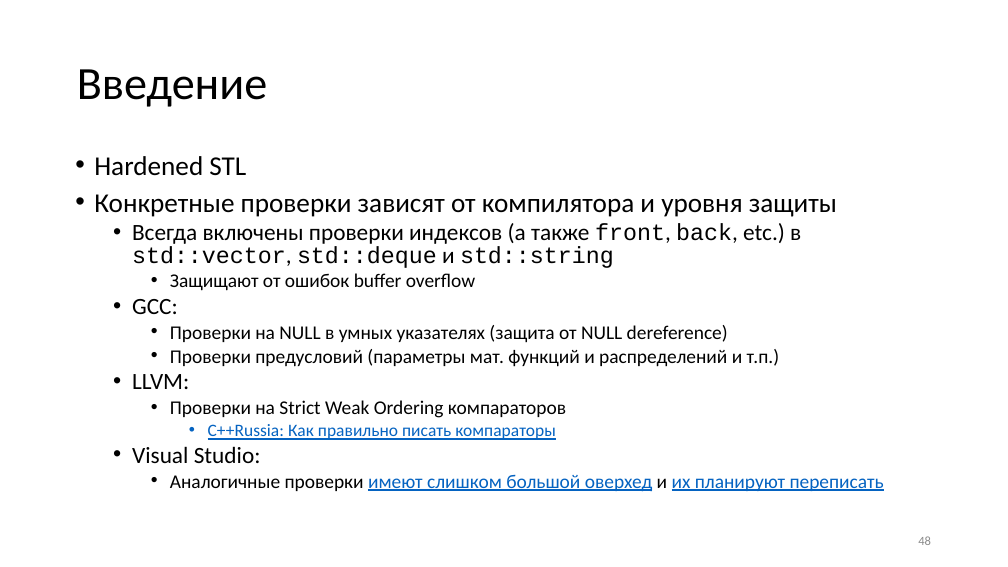
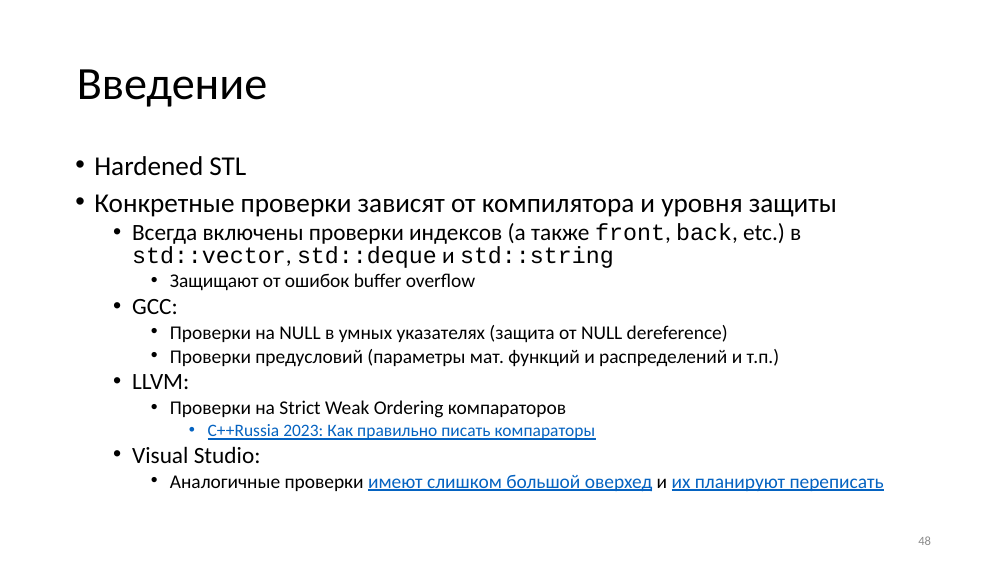
Before and after one commit to yugr/slides, a slide deck: slide 48 of CppZeroCost/2025/RU.pptx. Drawn at 1008x567 pixels with LibreOffice and Linux fonts; fonts in the diff are those of the drawing. Boxes give left, top, right and bottom in pixels: in the first picture for what was removed or moved away, otherwise in the second. Text is boxed around its words. In the diff, an @@ line names an element or a change of style, - is before the commit and + after.

```diff
--- a/CppZeroCost/2025/RU.pptx
+++ b/CppZeroCost/2025/RU.pptx
@@ text at (208, 424, 596, 440): text changed @@
-      • С++Russia: Как правильно писать компараторы
+      • С++Russia 2023: Как правильно писать компараторы
```
Also in this commit, not shown: 9 other slides changed, 1 slide added, 2 other files.
